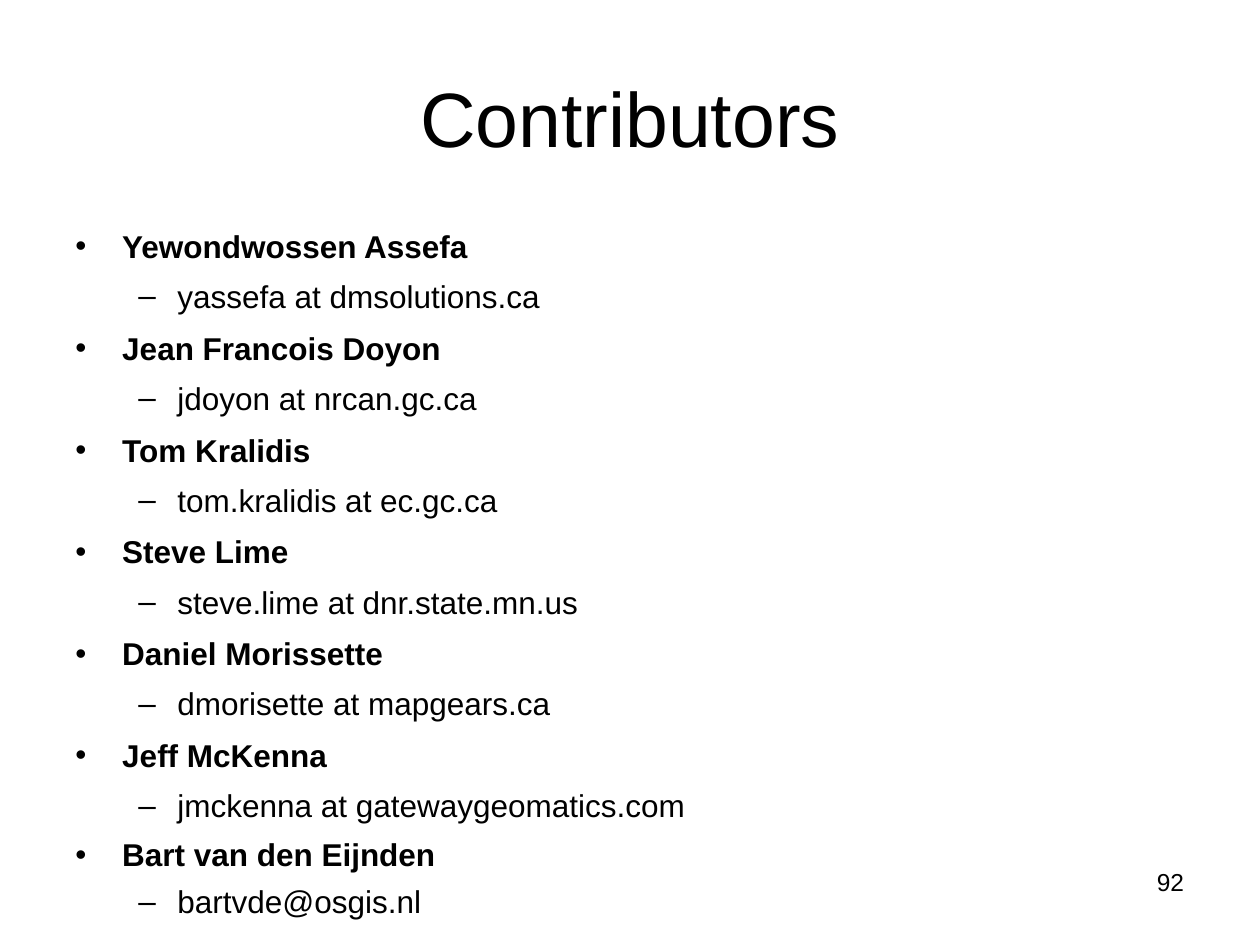
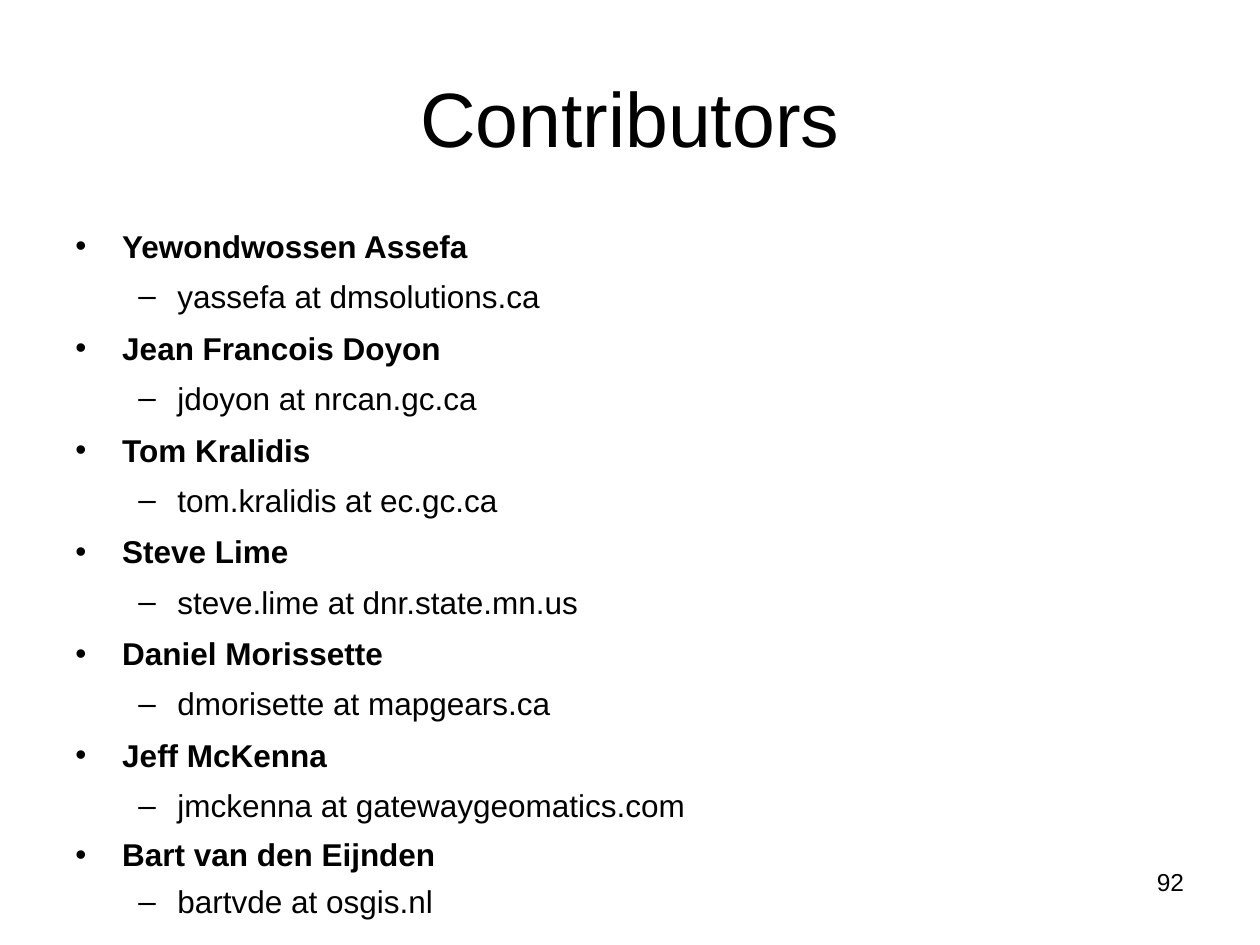
Before and after one commit to MapServer/ms-ogc-workshop, a slide deck: slide 92 of doc/ms_ogc_workshop.ppt. Drawn at 1260x945 pixels with LibreOffice and Linux fonts; fonts in the diff are those of the drawing. Boxes give left, top, right and bottom in pixels: in the first picture for what was removed or moved away, otherwise in the second. Text is boxed around its words. In the diff, an @@ line names an element or a change of style, - is before the commit and + after.

Commit message:
fix Bart's email address

```diff
--- a/doc/ms_ogc_workshop.ppt
+++ b/doc/ms_ogc_workshop.ppt
@@ text at (177,890,433,919): text changed @@
-  – bartvde@osgis.nl
+  – bartvde at osgis.nl
```
